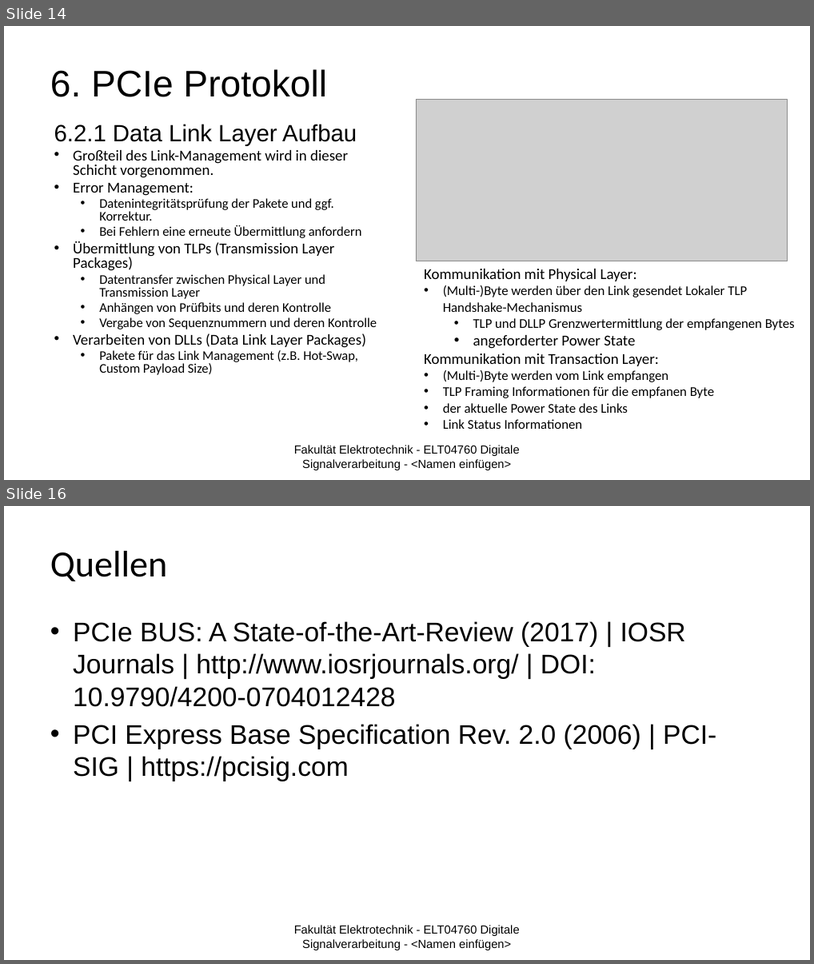
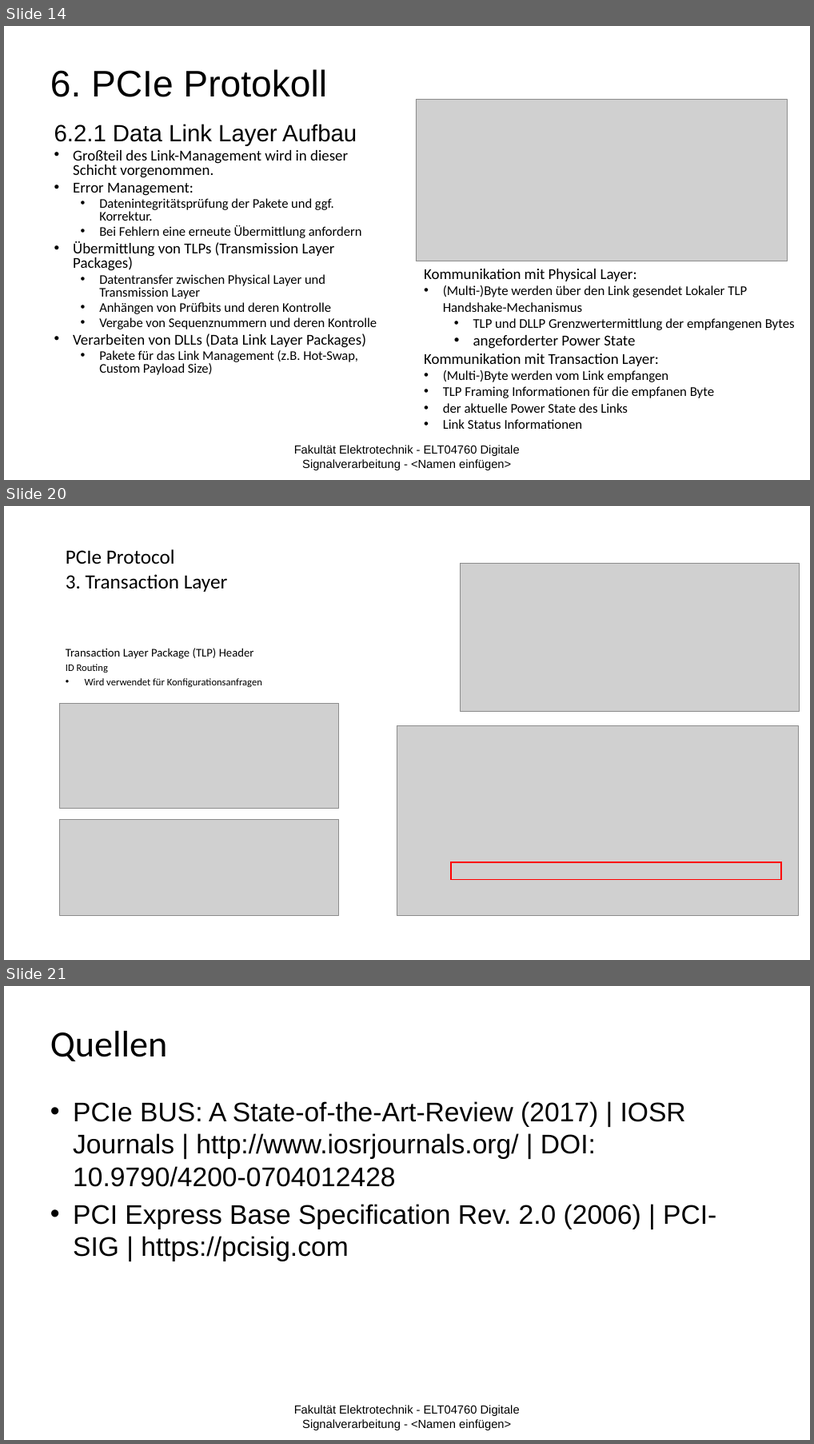
Before and after one commit to JustusDinera/Digitale-Signalverarbeitung, a slide deck: PCI Express_2.pptx. Shown one above the other, each under a label of ours: slides 14 and 16 before the commit, slides 14, 20 and 21 after it; the slides between them are not shown. The pictures are 814x964 and 814x1444 pixels, drawn with LibreOffice and Linux fonts; fonts in the diff are those of the drawing; grey boxes stand for pictures; background and template pictures are left out. Boxes give left, top, right and bottom in pixels: in the first picture for what was removed or moved away, otherwise in the second. Text is boxed around its words. In the diff, an @@ line names an element or a change of style, - is before the commit and + after.

```diff
--- a/PCI Express_2.pptx
+++ b/PCI Express_2.pptx
@@ slide 20 added at (x1=4, y1=506, x2=810, y2=960), background #FFFFFF @@
@@ title added at (x1=66, y1=549, x2=228, y2=592), 24 pt, text #000000 @@
+PCIe Protocol
+3. Transaction Layer
@@ picture added at (x1=460, y1=564, x2=799, y2=711) @@
@@ text added at (x1=66, y1=648, x2=262, y2=687), 12 pt, text #000000 @@
+Transaction Layer Package (TLP) Header
+ID Routing
+• Wird verwendet für Konfigurationsanfragen
@@ picture added at (x1=60, y1=704, x2=339, y2=808) @@
@@ picture added at (x1=398, y1=725, x2=799, y2=916) @@
@@ picture added at (x1=60, y1=819, x2=339, y2=915) @@
@@ rectangle added at (x1=452, y1=862, x2=782, y2=880), outline #FF0000 1.5 pt @@
@@ what was slide 16 is now slide 21 @@
```
Also in this commit, not shown: 2 slides changed, 4 other slides added.
